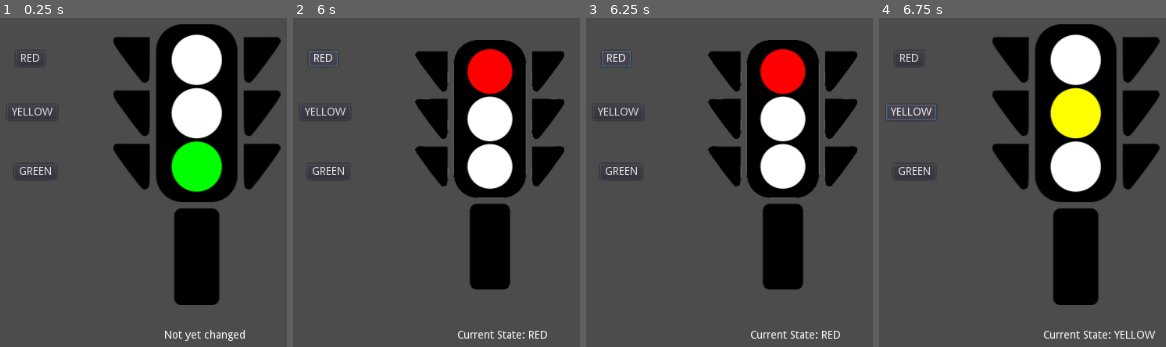
Above: before the commit, frames 1-4 (left to right).
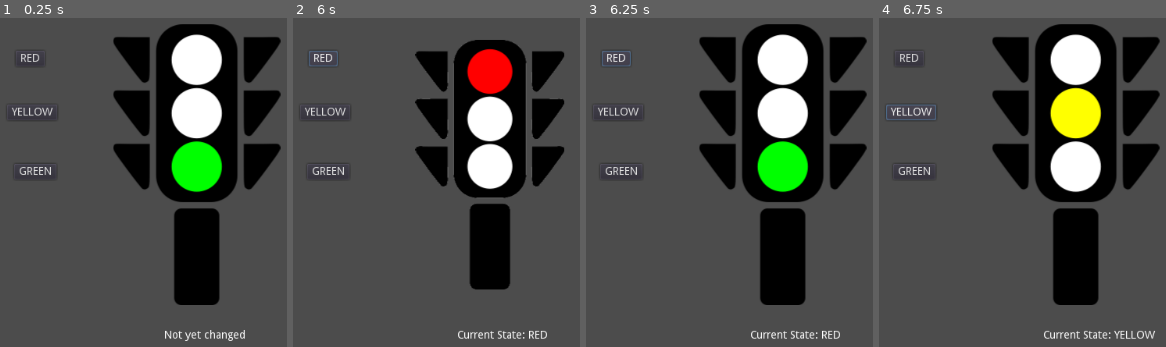
Above: after the commit, the same moments.

Repository: gumaciel/GodotStateMachine
Game: Godot game, scene res://main.tscn
The game is run twice, just before and just after one commit, with the same random seed, the same clock (stepped at 60 frames per second) and the same inputs.
Inputs:
- Up to frame 1 (0.25 s): no input
- Up to frame 2 (6 s): click "GREEN" at 0.5 s; click "RED" at 1.25 s; click "YELLOW" at 2 s; click "GREEN" at 2.75 s; click "RED" at 3.5 s; click "YELLOW" at 4.25 s; click "GREEN" at 5 s; click "RED" at 5.75 s
- Up to frame 3 (6.25 s): no input
- Up to frame 4 (6.75 s): click "YELLOW" at 6.5 s

Frames 1-2 are identical in both runs. In frame 3, 15% of the frame differs, in the area x 39-98%, y 1-88%; in frame 4, nothing differs.

Commit message:
Upgrade StateMachine and set-up '.gitignore'

Diff:
--- /dev/null
+++ b/StateMachine/Green.gd
@@ -0,0 +1,19 @@
+extends Node
+
+var fsm : StateMachine
+
+const IMAGE =  preload("res://images/semaforo-verde.png")
+
+func _ready():
+	pass # Replace with function body.
+
+func enter():
+	print("Hello from State Green!")
+	# Exit 2 seconds later
+	yield(get_tree().create_timer(2.0), "timeout")
+	exit("Yellow")
+
+
+
+func exit(next_state):
+	fsm.change_to(next_state)
--- /dev/null
+++ b/StateMachine/Red.gd
@@ -0,0 +1,19 @@
+extends Node
+
+var fsm : StateMachine
+
+const IMAGE =  preload("res://images/semaforo-vermelho.png")
+
+func _ready():
+	pass # Replace with function body.
+
+func enter():
+	print("Hello from State Red!")
+	# Exit 2 seconds later
+	yield(get_tree().create_timer(2.0), "timeout")
+	exit("Green")
+
+
+
+func exit(next_state):
+	fsm.change_to(next_state)
--- /dev/null
+++ b/StateMachine/StateMachine.gd
@@ -0,0 +1,26 @@
+extends Node
+
+class_name StateMachine
+
+signal state_changed
+
+var current_state : Object = null
+var history_state : Array = []
+
+
+func _ready():
+	current_state = $Green
+	_enter_state();
+	pass # Replace with function body.
+
+func _enter_state():
+	current_state.fsm = self
+	current_state.enter()
+	emit_signal("state_changed")
+	pass
+
+
+func change_to(new_state):
+	history_state.append(current_state.name)
+	current_state = get_node(new_state)
+	_enter_state()
--- /dev/null
+++ b/StateMachine/Yellow.gd
@@ -0,0 +1,19 @@
+extends Node
+
+var fsm : StateMachine
+
+const IMAGE =  preload("res://images/semaforo-yellow.png")
+
+func _ready():
+	pass # Replace with function body.
+
+func enter():
+	print("Hello from State Yellow!")
+	# Exit 2 seconds later
+	yield(get_tree().create_timer(2.0), "timeout")
+	exit("Red")
+
+
+
+func exit(next_state):
+	fsm.change_to(next_state)
--- a/main.gd
+++ b/main.gd
@@ -2,7 +2,6 @@
 
 
 func _ready():
-	print("Ready")
 	return
 
 
--- a/main.tscn
+++ b/main.tscn
@@ -1,7 +1,11 @@
-[gd_scene load_steps=3 format=2]
+[gd_scene load_steps=7 format=2]
 
 [ext_resource path="res://main.gd" type="Script" id=1]
 [ext_resource path="res://scenes/semaphore.tscn" type="PackedScene" id=2]
+[ext_resource path="res://StateMachine/StateMachine.gd" type="Script" id=3]
+[ext_resource path="res://StateMachine/Green.gd" type="Script" id=4]
+[ext_resource path="res://StateMachine/Yellow.gd" type="Script" id=5]
+[ext_resource path="res://StateMachine/Red.gd" type="Script" id=6]
 
 [node name="main" type="Node2D"]
 script = ExtResource( 1 )
@@ -10,6 +14,18 @@
 }
 
 [node name="semaphore" parent="." instance=ExtResource( 2 )]
+
+[node name="StateMachine" type="Node" parent="semaphore"]
+script = ExtResource( 3 )
+
+[node name="Green" type="Node" parent="semaphore/StateMachine"]
+script = ExtResource( 4 )
+
+[node name="Yellow" type="Node" parent="semaphore/StateMachine"]
+script = ExtResource( 5 )
+
+[node name="Red" type="Node" parent="semaphore/StateMachine"]
+script = ExtResource( 6 )
 
 [node name="green" type="Button" parent="."]
 margin_left = 255.0
@@ -41,6 +57,7 @@
 size_flags_vertical = 0
 text = "Not yet changed"
 [connection signal="currentState_changed" from="semaphore" to="." method="_on_semaphore_currentState_changed"]
+[connection signal="state_changed" from="semaphore/StateMachine" to="semaphore" method="_on_StateMachine_state_changed"]
 [connection signal="pressed" from="green" to="semaphore" method="_on_green_pressed"]
 [connection signal="pressed" from="red" to="semaphore" method="_on_red_pressed"]
 [connection signal="pressed" from="yellow" to="semaphore" method="_on_yellow_pressed"]
--- a/project.godot
+++ b/project.godot
@@ -8,9 +8,14 @@
 
 config_version=4
 
-_global_script_classes=[  ]
+_global_script_classes=[ {
+"base": "Node",
+"class": "StateMachine",
+"language": "GDScript",
+"path": "res://StateMachine/StateMachine.gd"
+} ]
 _global_script_class_icons={
-
+"StateMachine": ""
 }
 
 [application]
--- a/scenes/semaphore.gd
+++ b/scenes/semaphore.gd
@@ -34,3 +34,8 @@
 
 func setNameState(value):
 	nameState = value
+
+
+func _on_StateMachine_state_changed():
+	get_node("Sprite").set_texture($StateMachine.current_state.IMAGE);
+	pass # Replace with function body.
Not shown, added: .gitignore
